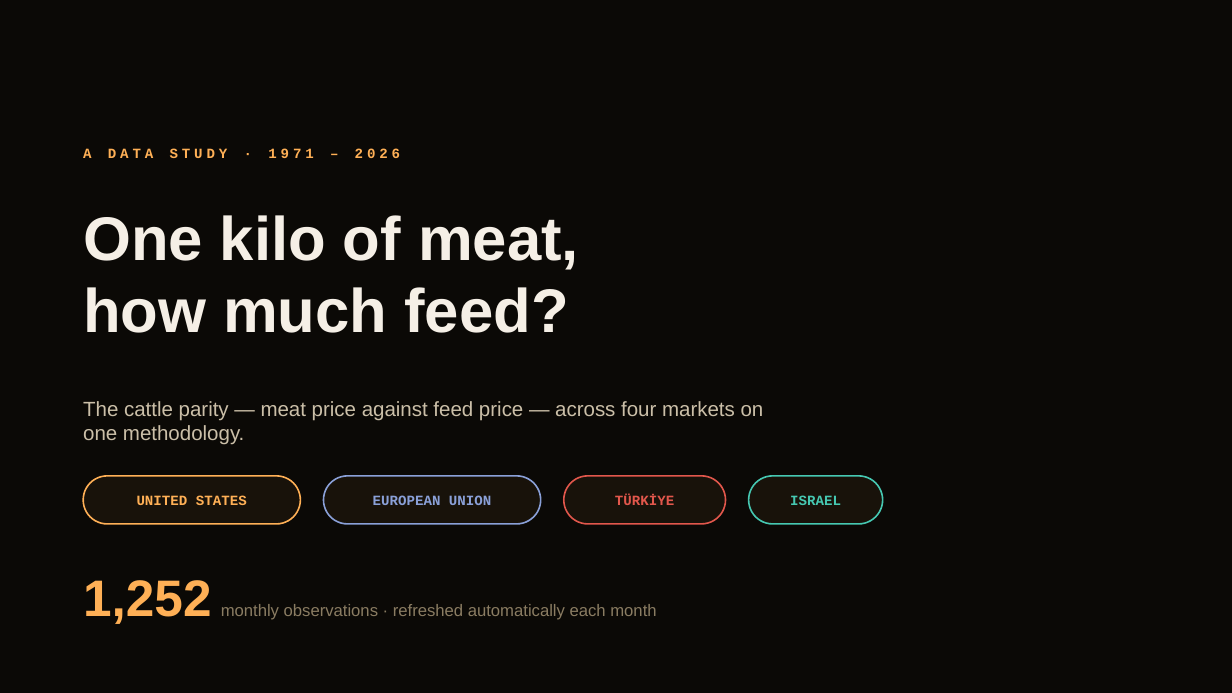
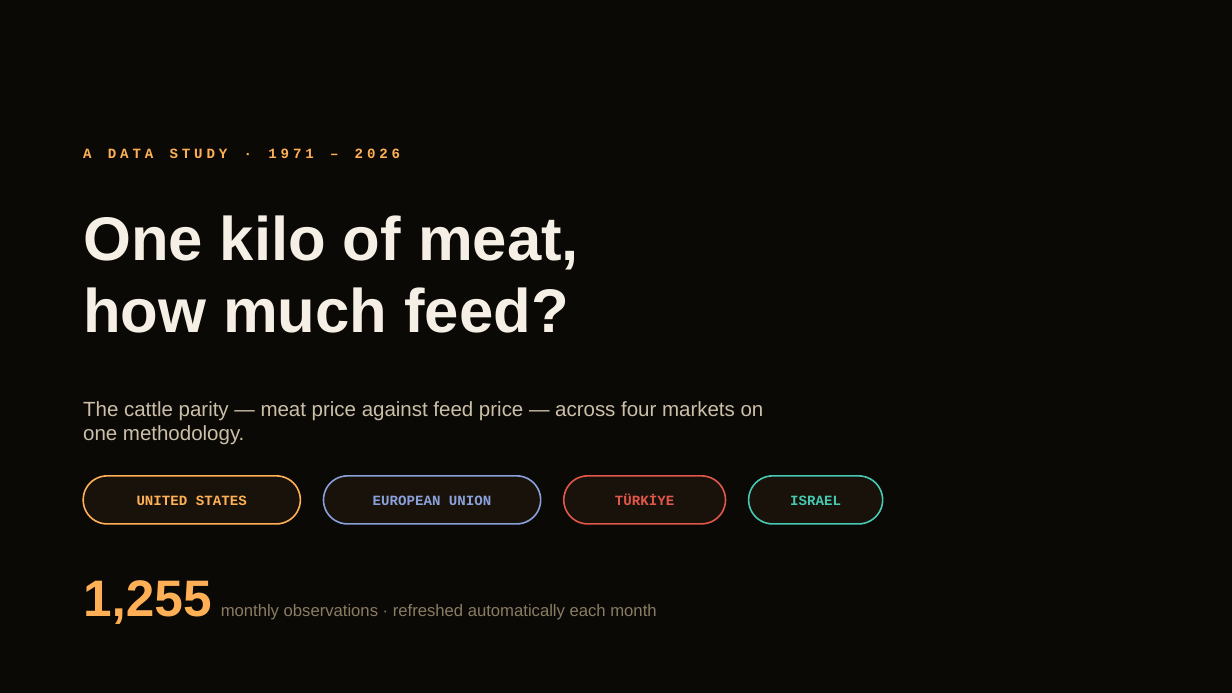
Before and after one commit to namikakmandev/namikakmandev.github.io, a slide deck: slide 1 of notes/cattle-parity-four-markets.pptx. Drawn at 1232x693 pixels with LibreOffice and Linux fonts; fonts in the diff are those of the drawing. Boxes give left, top, right and bottom in pixels: in the first picture for what was removed or moved away, otherwise in the second. Text is boxed around its words. In the diff, an @@ line names an element or a change of style, - is before the commit and + after.

```diff
--- a/notes/cattle-parity-four-markets.pptx
+++ b/notes/cattle-parity-four-markets.pptx
@@ text at (83,580,656,624): text changed @@
-1,252 monthly observations · refreshed automatically each month
+1,255 monthly observations · refreshed automatically each month
```
Also in this commit, not shown: 4 other slides changed, 2 other files.
